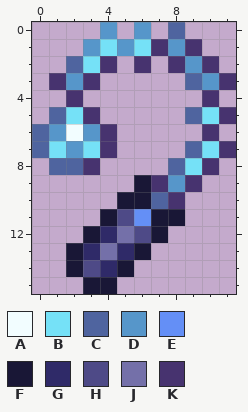
Pixel-art sprite: Items/Hook/TourmalineHook.png. That is the earlier state.
The file is 24x32 pixels, drawn in blocks of 2x2; one block is one cell here. Colours within 5 levels of each other are drawn and written as one.
Palette (. is transparent): A #f2fdff  B #75e1f7  C #4f649f  D #5696ca  E #648ff6  F #191736  G #2f2a68  H #4e4a87  J #7470a9  K #47336f
Now the later version:
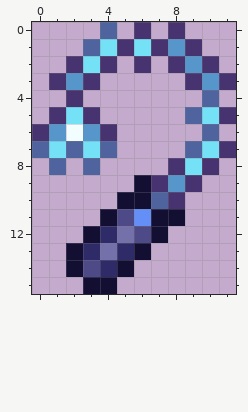
From the commit log: Write down pen fifteen XD Hook fixes
The edit:
@@ palette @@
-F #191736
+F #120f33
@@ x 0..11 @@
- 0 ....D.D.C...
- 1 ...DBDBKDK..
- 2 ..CBK.K.KDK.
- 3 .KDK.....CDK
- 4 ..K.......K.
- 5 .CBK.....CBK
- 6 CDADK.....K.
- 7 CBDBK....CBK
- 8 .CCK....CBK.
+ 0 ....C.K.K...
+ 1 ...CBKBKDK..
+ 2 ..KBK.K.KDK.
+ 3 .KDK.....KDK
+ 4 ..K.......C.
+ 5 .KBK.....CBK
+ 6 KDADK.....C.
+ 7 CBCBC....CBK
+ 8 .C.C....KBK.
  9 ......FKDK..
